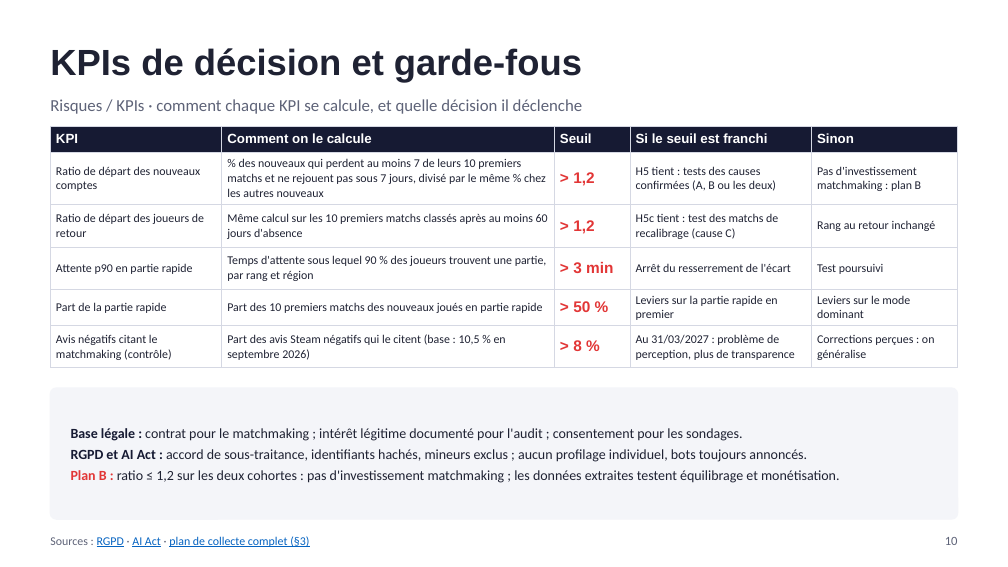
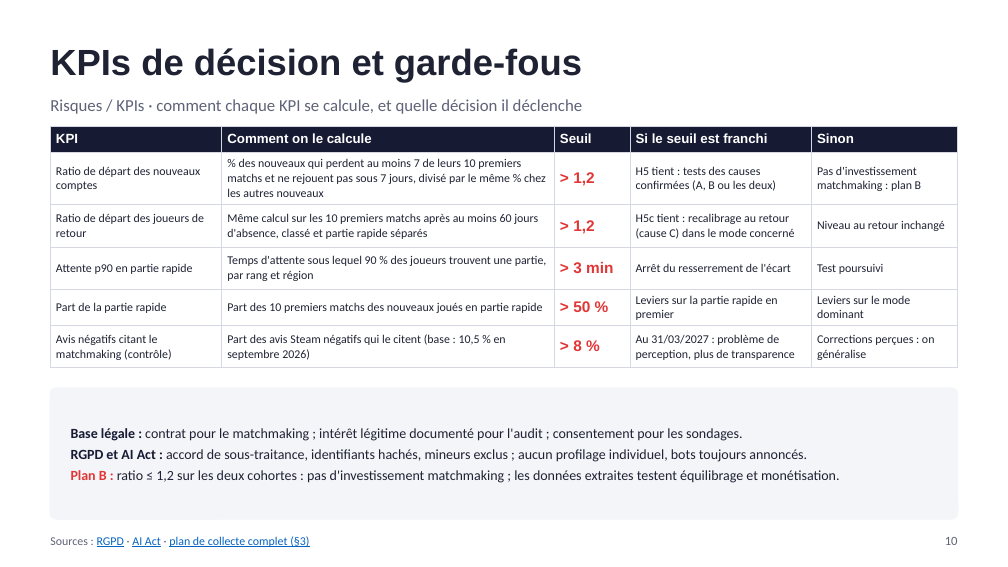
Before and after one commit to noeantoniov1-crypto/SOCIO, a slide deck: slide 10 of docs/presentation/pitch_marvel_rivals_netease.pptx. Drawn at 1008x567 pixels with LibreOffice and Linux fonts; fonts in the diff are those of the drawing. Boxes give left, top, right and bottom in pixels: in the first picture for what was removed or moved away, otherwise in the second. Text is boxed around its words. In the diff, an @@ line names an element or a change of style, - is before the commit and + after.

```diff
--- a/docs/presentation/pitch_marvel_rivals_netease.pptx
+++ b/docs/presentation/pitch_marvel_rivals_netease.pptx
@@ table at [50, 126, 958, 364] @@
-row 3: Ratio de départ des joueurs de retour | Même calcul sur les 10 premiers matchs classés après au moins 60 jours d'absence | > 1,2 | H5c tient : test des matchs de recalibrage (cause C) | Rang au retour inchangé
+row 3: Ratio de départ des joueurs de retour | Même calcul sur les 10 premiers matchs après au moins 60 jours d'absence, classé et partie rapide séparés | > 1,2 | H5c tient : recalibrage au retour (cause C) dans le mode concerné | Niveau au retour inchangé
```
Also in this commit, not shown: 4 other slides changed, 1 other file.
